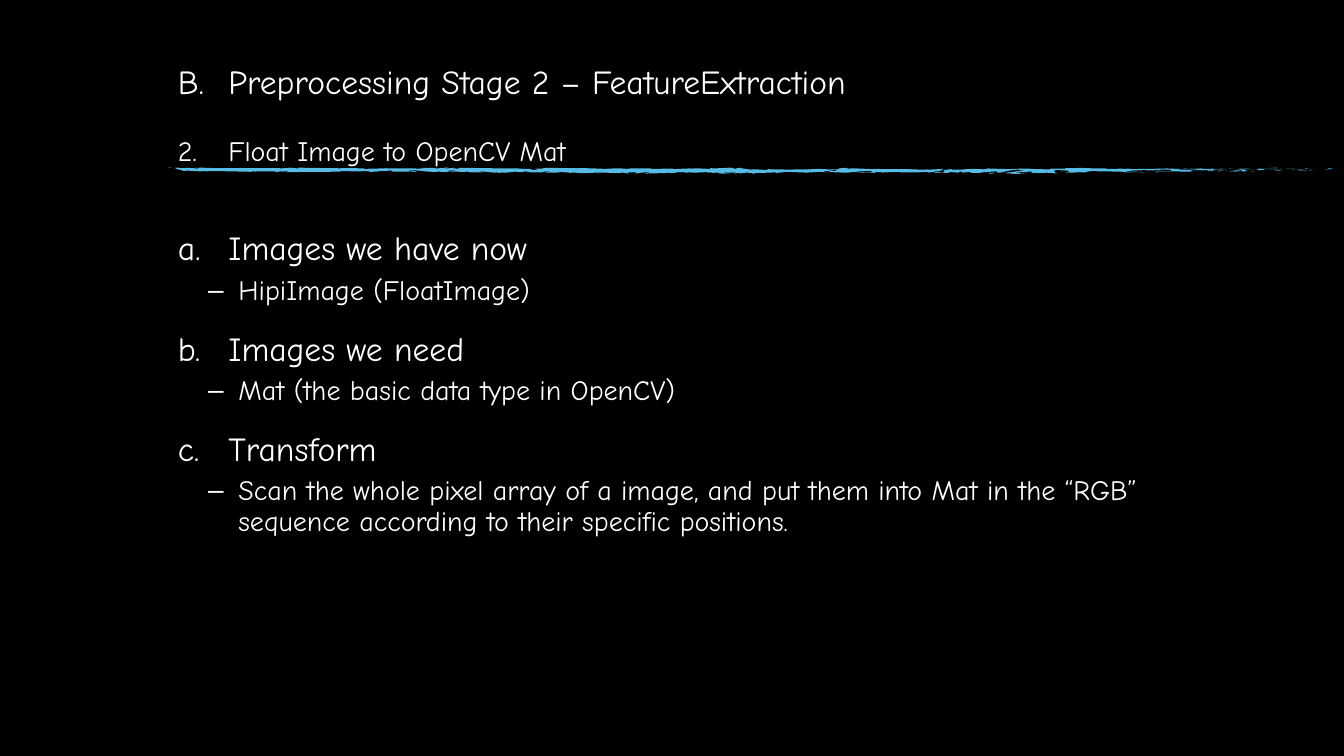
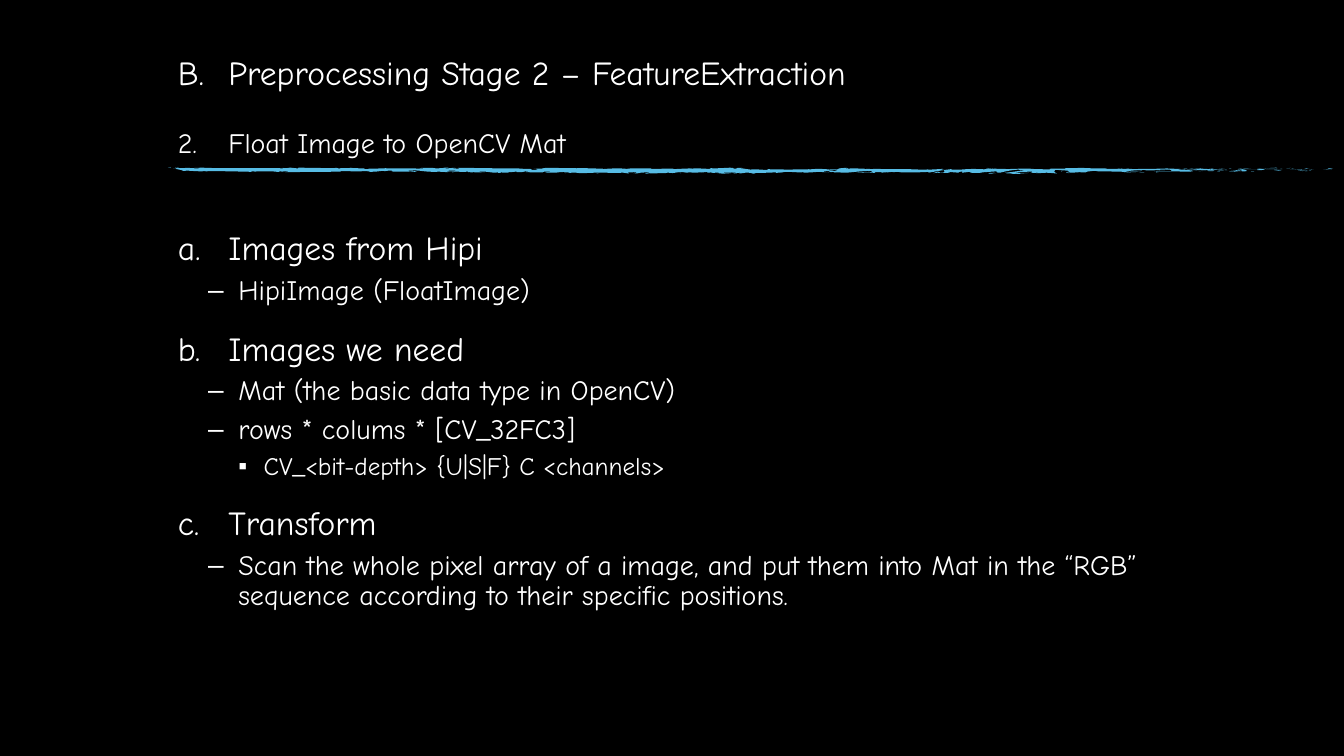
Before and after one commit to GatHors/ImageProcessing, a slide deck: slide 23 of Report & presentation/FinalReport_Gathors.pptm. Drawn at 1344x756 pixels with LibreOffice and Linux fonts; fonts in the diff are those of the drawing; background and template pictures are left out. Boxes give left, top, right and bottom in pixels: in the first picture for what was removed or moved away, otherwise in the second. Text is boxed around its words. In the diff, an @@ line names an element or a change of style, - is before the commit and + after.

```diff
--- a/Report & presentation/FinalReport_Gathors.pptm
+++ b/Report & presentation/FinalReport_Gathors.pptm
@@ title "Preprocessing Stage 2 – FeatureExtraction": place and size @@
-title "Preprocessing Stage 2 – FeatureExtraction" at [228,71,846,171]
+title "Preprocessing Stage 2 – FeatureExtraction" at [228,62,846,159]
@@ text at [228,237,482,267]: text changed @@
-a. Images we have now
+a. Images from Hipi
@@ text at [238,416,665,480]: paragraphs added @@
+  – rows * colums * [CV_32FC3]
+    ▪ CV_<bit-depth> {U|S|F} C <channels>
```
Also in this commit, not shown: 6 other slides changed.
